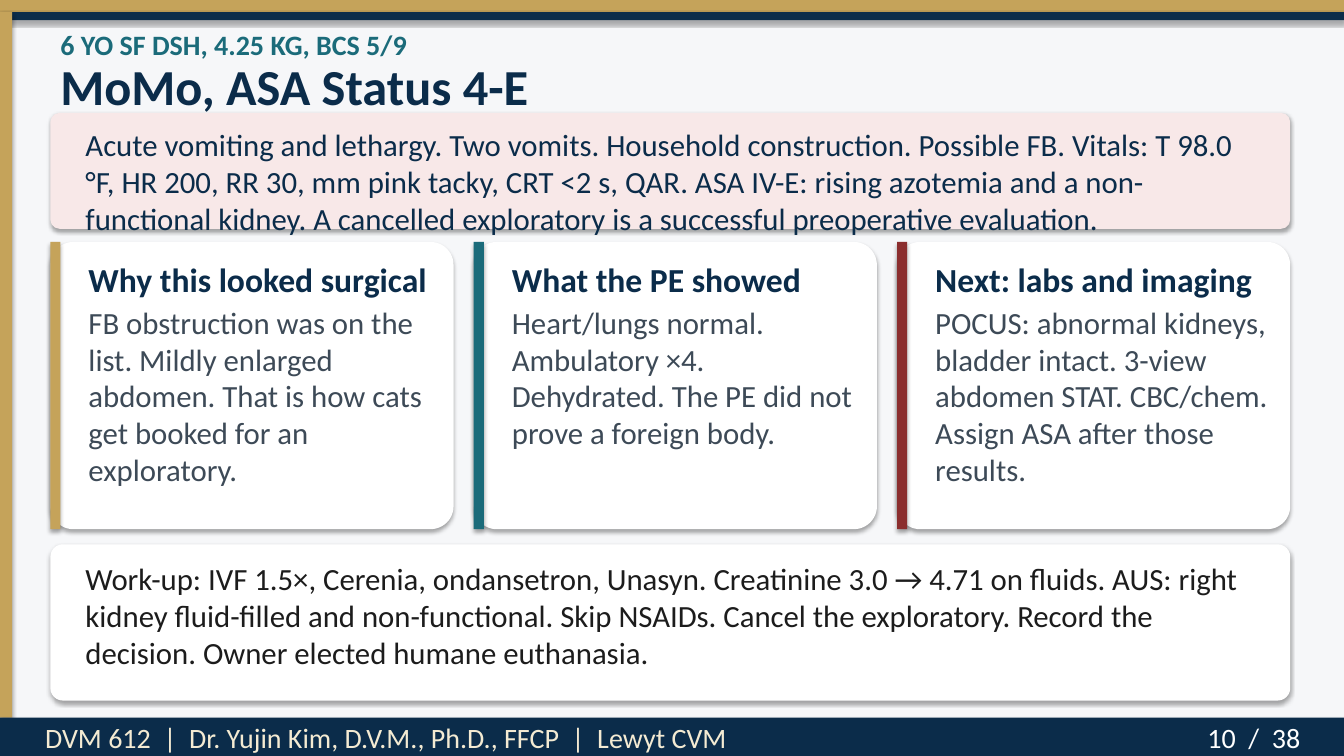
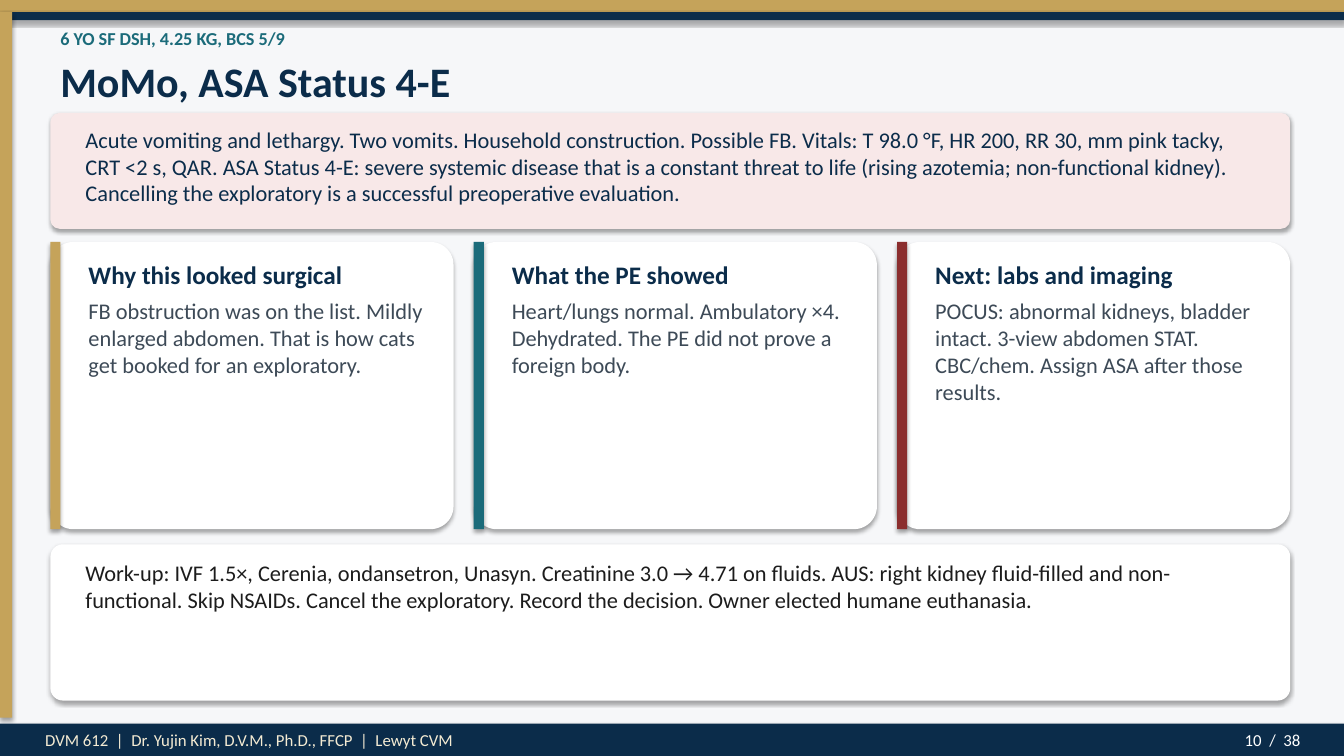
Before and after one commit to drkimvet/happycare, a slide deck: slide 10 of lectures/DVM-612_Week4_Preop_PatientPrep_Postop.pptx. Drawn at 1344x756 pixels with LibreOffice and Linux fonts; fonts in the diff are those of the drawing. Boxes give left, top, right and bottom in pixels: in the first picture for what was removed or moved away, otherwise in the second. Text is boxed around its words. In the diff, an @@ line names an element or a change of style, - is before the commit and + after.

```diff
--- a/lectures/DVM-612_Week4_Preop_PatientPrep_Postop.pptx
+++ b/lectures/DVM-612_Week4_Preop_PatientPrep_Postop.pptx
@@ text "6 YO SF DSH, 4.25 ..." at [60,32,285,48]: size 20 to 13 pt @@
@@ text "MoMo, ASA Status 4-E" at [60,69,451,103]: size 36 to 30 pt @@
@@ text at [85,132,1226,205]: text changed; size 22 to 16 pt @@
-Acute vomiting and lethargy. Two vomits. Household construction. Possible FB. Vitals: T 98.0 °F, HR 200, RR 30, mm pink tacky, CRT <2 s, QAR. ASA IV-E: rising azotemia and a non-functional kidney. A cancelled exploratory is a successful preoperative evaluation.
+Acute vomiting and lethargy. Two vomits. Household construction. Possible FB. Vitals: T 98.0 °F, HR 200, RR 30, mm pink tacky, CRT <2 s, QAR. ASA Status 4-E: severe systemic disease that is a constant threat to life (rising azotemia; non-functional kidney). Cancelling the exploratory is a successful preoperative evaluation.
@@ size 24 to 18 pt in 3 elements at [88,266,342,289], [512,266,729,284], [935,266,1173,289] @@
@@ size 22 to 16 pt in 4 elements at [85,565,1170,612], [88,303,422,377], [512,303,840,377], [935,303,1250,400] @@
@@ rectangle: place and size @@
-rectangle at [0,718,1344,756]
+rectangle at [0,724,1344,756]
@@ text "DVM 612 | Dr. Yujin ..." at [45,734,453,749]: size 20 to 12 pt @@
@@ text "10 / 38" at [1245,734,1300,746]: size 20 to 12 pt @@
```
Also in this commit, not shown: 37 other slides changed, 2 other files.
